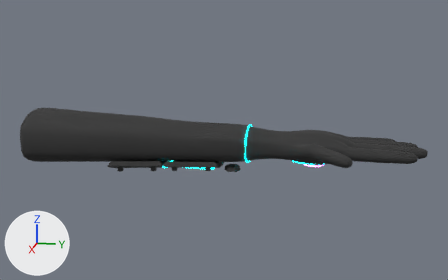
Renders of the glTF model public/assets/models/player_arm_R.glb from each side of a commit.
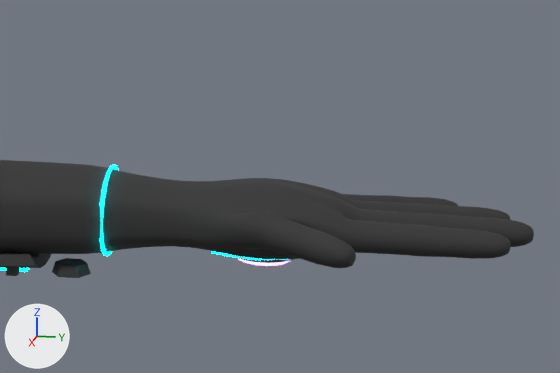
Old and new are each drawn whole from a camera (50 mm lens) standing at (0.785, 0.085, 0.199) and looking at (0.013, -0.069, 0.006) and again close up on the part from 45% to 98% of the width and 20% to 76% of the height. Every picture has the same lights, and +X, +Y and +Z are marked at lower left. The last two pictures show the newer version. Vertices at exactly the same position are counted once.

The first close-up shows 'dorsal_trace', 'plate_bracer', 'resonance_core', 'resonance_mount', 'tactical_glove', 'trim_bracer' and 2 more.
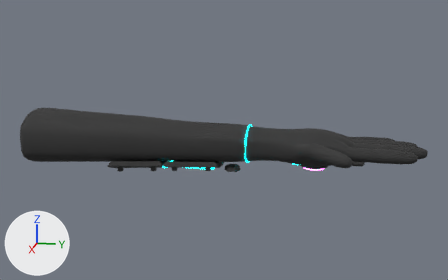
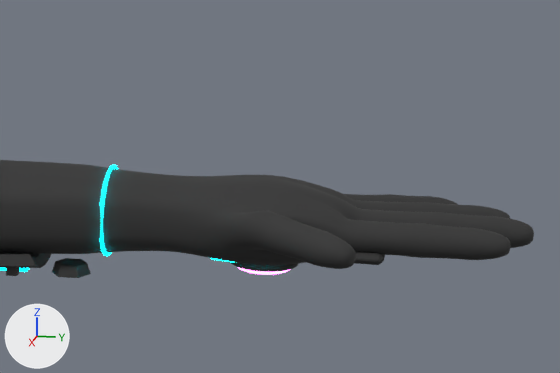
Where the change shows, as pixel boxes [x1, y1, x2, y2] in the close-ups (560 x 373 px; the box of a moved part takes in the faces that stretch with it):
'tactical_glove', reshaped
    before: [0, 160, 534, 268]
    after: [0, 160, 534, 269]
'resonance_mount', moved (mostly hidden before)
    before: [236, 257, 293, 263]
    after: [230, 262, 299, 272]
'plate_knuckle_index', added
    after: [354, 252, 385, 265]
'resonance_core', moved
    before: [238, 258, 289, 266]
    after: [238, 267, 290, 275]
'dorsal_trace', reshaped (mostly hidden afterwards)
    before: [211, 251, 288, 260]
    after: [211, 258, 237, 263]
part 1 of me_tactical_glove, moved or reshaped
    before: [108, 170, 518, 267]
    after: [107, 169, 518, 268]

The change, as a diff of the scene's bpy script:
```diff
--- a/public/assets/models/player_arm_R.glb.py
+++ b/public/assets/models/player_arm_R.glb.py
@@ me_tactical_glove @@
 me_tactical_glove.from_pydata(...)  # 4394 vertices, 8784 faces; spans x -0.044..0.078, y -0.34..0.186, z -0.037..0.037
 # used by ob_tactical_glove; location = (0.0, 0.0, 0.0)
+# me_tactical_glove part 1: 1220 of 4394 vertices moved; they spanned x -0.04..0.07, y -0.031..0.174, z -0.021..0.021 and now span x -0.04..0.071, y -0.031..0.174, z -0.024..0.023; mean shift (0.0, 0.0, 0.0); largest move (0.006, 0.017, -0.018) -> (0.007, 0.017, -0.022)
 me_tactical_glove.materials.append(mat_mat_interactive)
@@ me_dorsal_trace @@
 # used by ob_dorsal_trace; location = (0.0, 0.0, 0.0)
-me_dorsal_trace.from_pydata(...)  # 40 vertices, 76 faces; spans x 0.0191..0.021, y 0.0198..0.0712, z -0.0187..-0.0136
+me_dorsal_trace.from_pydata(...)  # 40 vertices, 76 faces; spans x 0.0191..0.021, y 0.0199..0.0713, z -0.021..-0.0148
+# me_dorsal_trace part 2: 40 of 40 vertices moved; they spanned x 0.0191..0.021, y 0.0198..0.0712, z -0.0187..-0.0136 and now span x 0.0191..0.021, y 0.0199..0.0713, z -0.021..-0.0148; mean shift (0.0, 0.0, -0.0024)
 me_dorsal_trace.materials.append(mat_mat_player_cyan)
@@ me_plate_knuckle_index @@
+me_plate_knuckle_index.from_pydata(...)  # 24 vertices, 44 faces; spans x 0.0226..0.0408, y 0.0912..0.1106, z -0.0127..-0.0067
+me_plate_knuckle_index.materials.append(mat_mat_interactive)  # dark grey #303030
@@ ob_resonance_core @@
 ob_resonance_core = bpy.data.objects.new('resonance_core', me_resonance_core)
-ob_resonance_core.location = (0.0, 0.047, -0.023)
+ob_resonance_core.location = (0.0, 0.047, -0.028)
@@ ob_resonance_mount @@
 ob_resonance_mount = bpy.data.objects.new('resonance_mount', me_resonance_mount)
-ob_resonance_mount.location = (0.0, 0.047, -0.02)
+ob_resonance_mount.location = (0.0, 0.047, -0.025)
@@ ob_plate_knuckle_index @@
+ob_plate_knuckle_index = bpy.data.objects.new('plate_knuckle_index', me_plate_knuckle_index)
+ob_plate_knuckle_index.location = (0.0, 0.0, 0.0)
```
